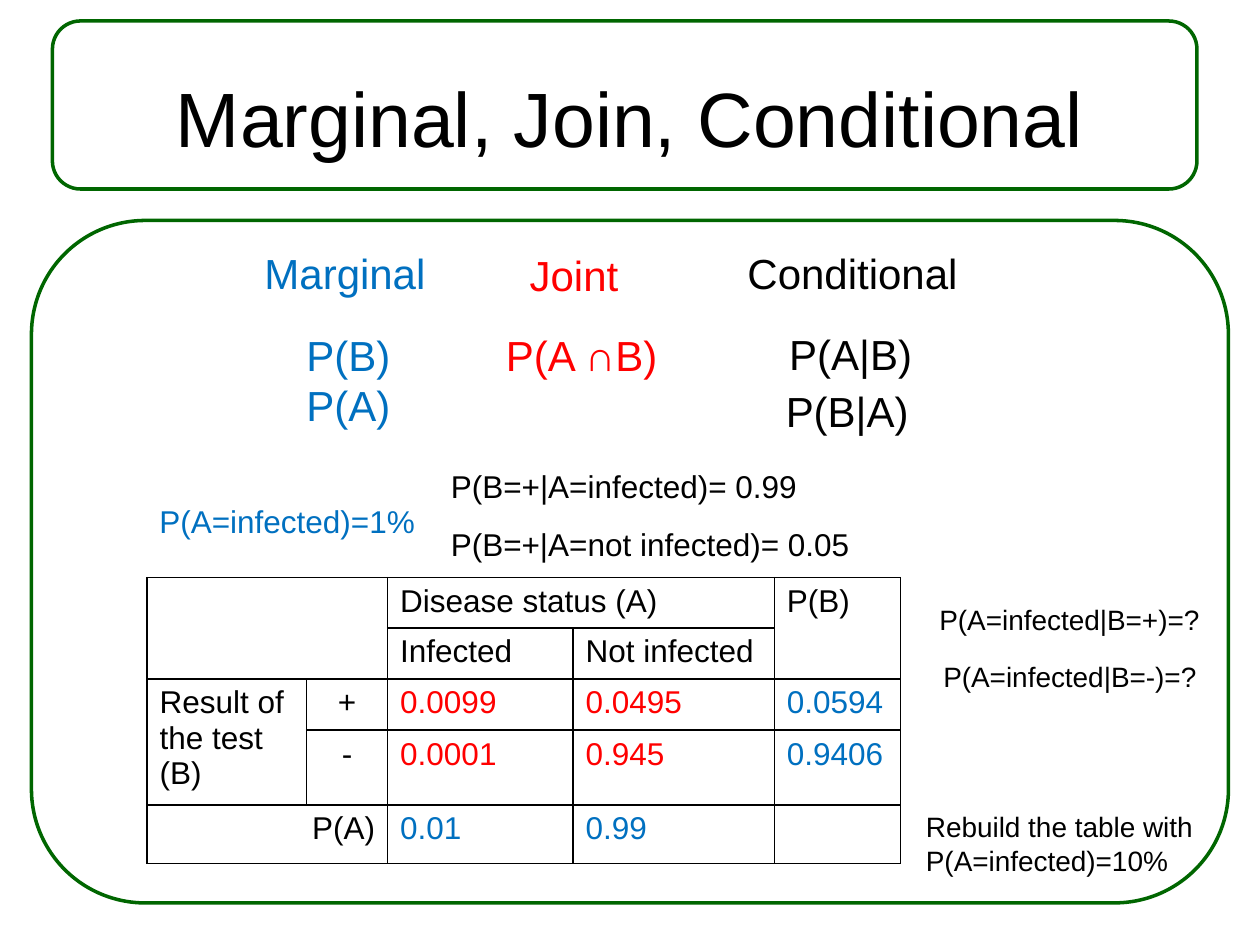
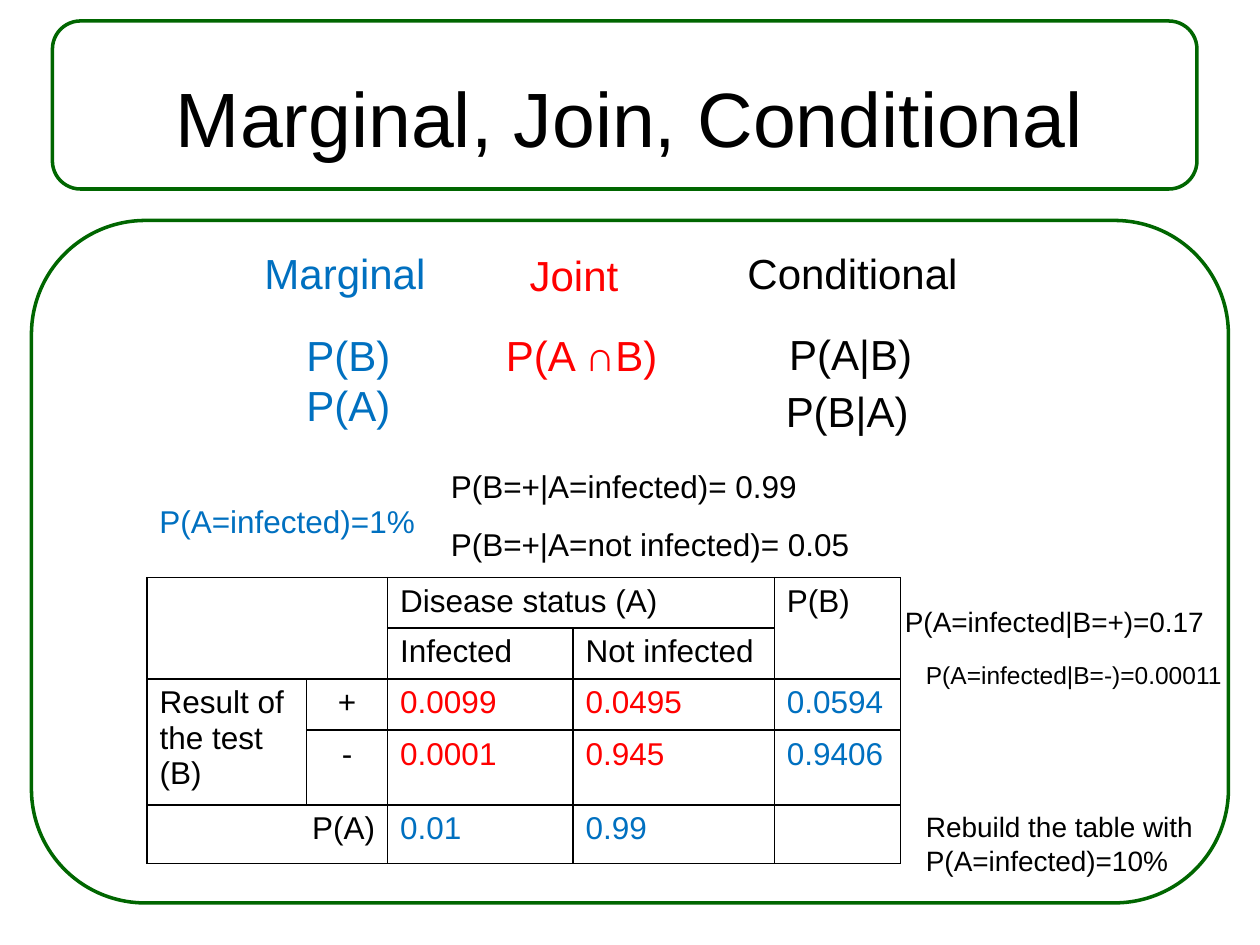
Before and after one commit to steibelj/CSTAT, a slide deck: slide 8 of 1 Introduction and Bayesian inference.pptx. Drawn at 1260x945 pixels with LibreOffice and Linux fonts; fonts in the diff are those of the drawing. Boxes give left, top, right and bottom in pixels: in the first picture for what was removed or moved away, otherwise in the second. Text is boxed around its words. In the diff, an @@ line names an element or a change of style, - is before the commit and + after.

```diff
--- a/1 Introduction and Bayesian inference.pptx
+++ b/1 Introduction and Bayesian inference.pptx
@@ text at box(905, 611, 1204, 638): text changed @@
-P(A=infected|B=+)=?
+P(A=infected|B=+)=0.17
@@ text at box(926, 666, 1222, 689): text changed; size 16 to 14 pt @@
-P(A=infected|B=-)=?
+P(A=infected|B=-)=0.00011
```
Also in this commit, not shown: 1 other slide changed.
